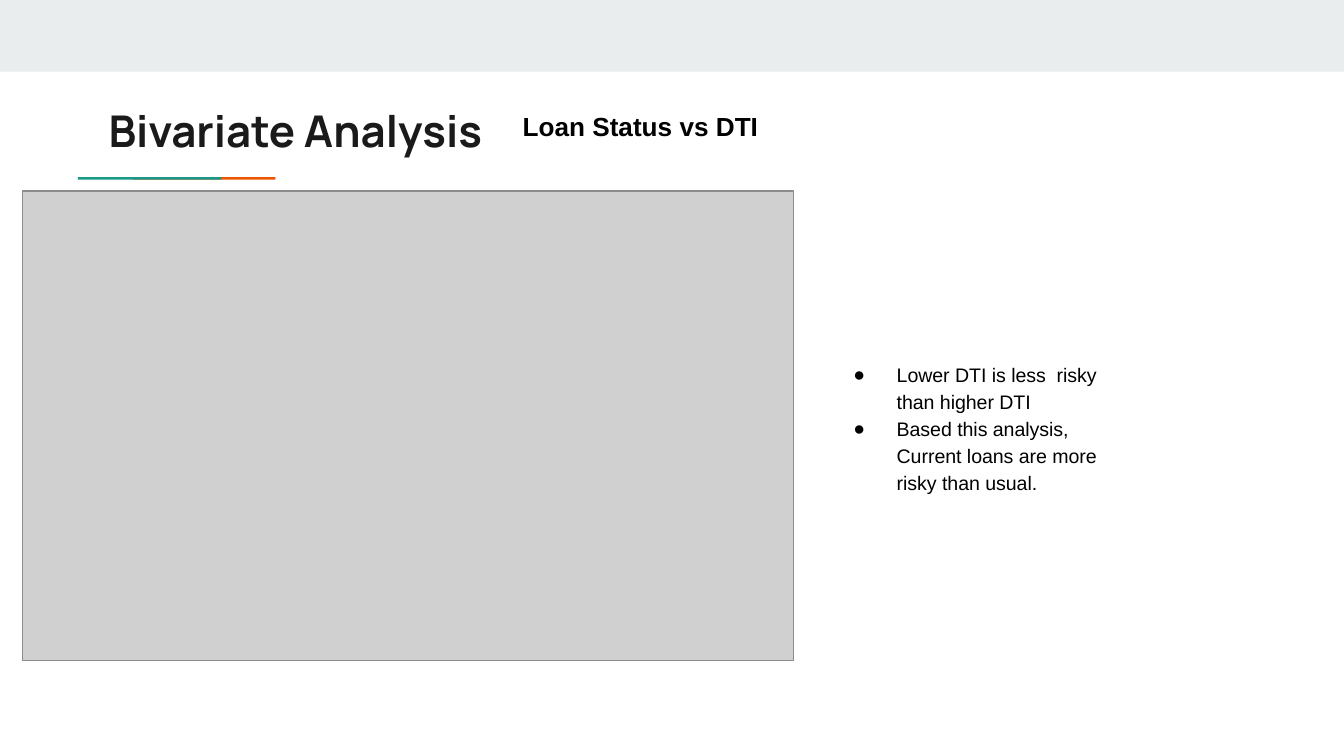
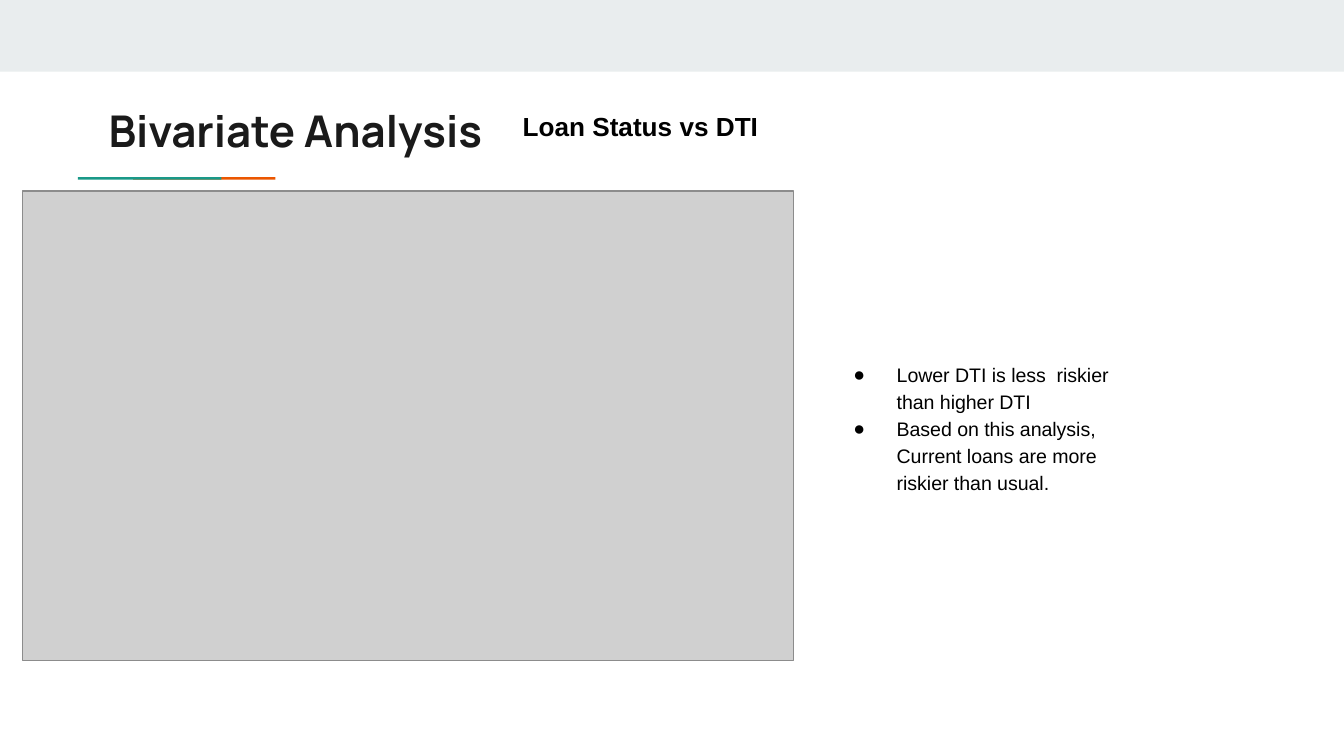
Before and after one commit to parthakrs/LendingCaseStudy, a slide deck: slide 25 of Lending Club Case Study.pptx. Drawn at 1344x756 pixels with LibreOffice and Linux fonts; fonts in the diff are those of the drawing; grey boxes stand for pictures. Boxes give left, top, right and bottom in pixels: in the first picture for what was removed or moved away, otherwise in the second. Text is boxed around its words. In the diff, an @@ line names an element or a change of style, - is before the commit and + after.

```diff
--- a/Lending Club Case Study.pptx
+++ b/Lending Club Case Study.pptx
@@ text at <box>897,367,1109,491</box>: text changed @@
-● Lower DTI is less risky than higher DTI
-● Based this analysis, Current loans are more risky than usual.
+● Lower DTI is less riskier than higher DTI
+● Based on this analysis, Current loans are more riskier than usual.
```
Also in this commit, not shown: 9 other slides changed, 2 other files.
